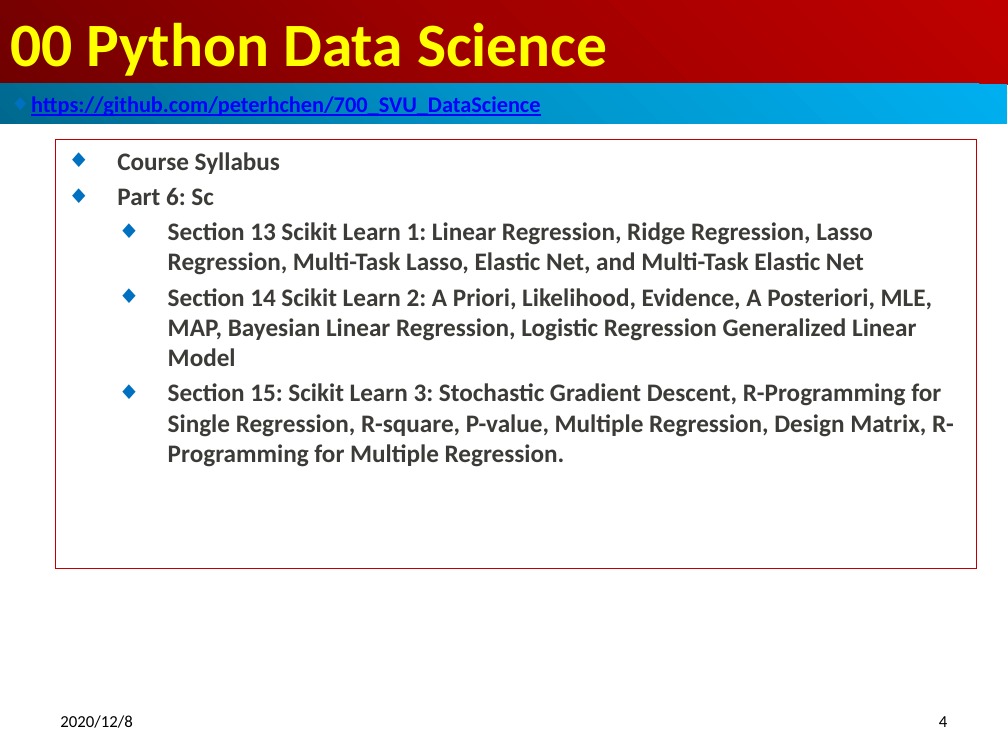
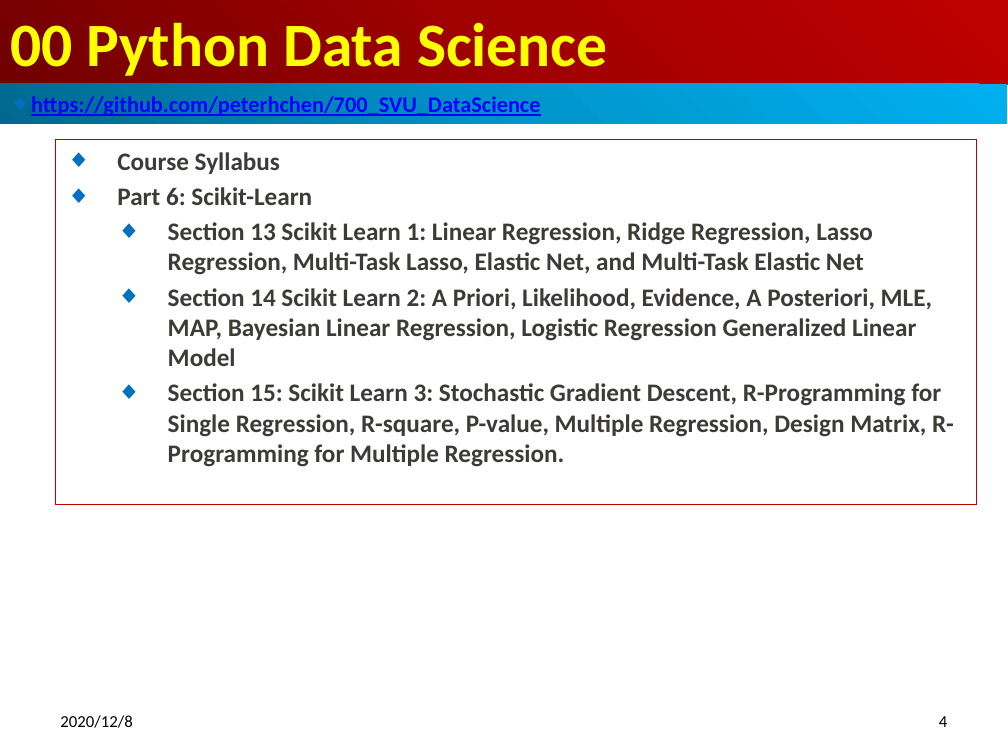
Before and after one commit to peterhchen/700_SVU_DataScience, a slide deck: slide 4 of 00_DataScience_Syllabus_V03.pptx. Drawn at 1008x756 pixels with LibreOffice and Linux fonts; fonts in the diff are those of the drawing. Boxes give left, top, right and bottom in pixels: in the first picture for what was removed or moved away, otherwise in the second. Text is boxed around its words. In the diff, an @@ line names an element or a change of style, - is before the commit and + after.

```diff
--- a/00_DataScience_Syllabus_V03.pptx
+++ b/00_DataScience_Syllabus_V03.pptx
@@ subtitle "Course Syllabus": place and size @@
-subtitle "Course Syllabus" at box(56, 140, 977, 569)
+subtitle "Course Syllabus" at box(56, 140, 977, 505)
@@ subtitle at box(117, 187, 312, 205): text changed @@
-◆ Part 6: Sc
+◆ Part 6: Scikit-Learn
```
